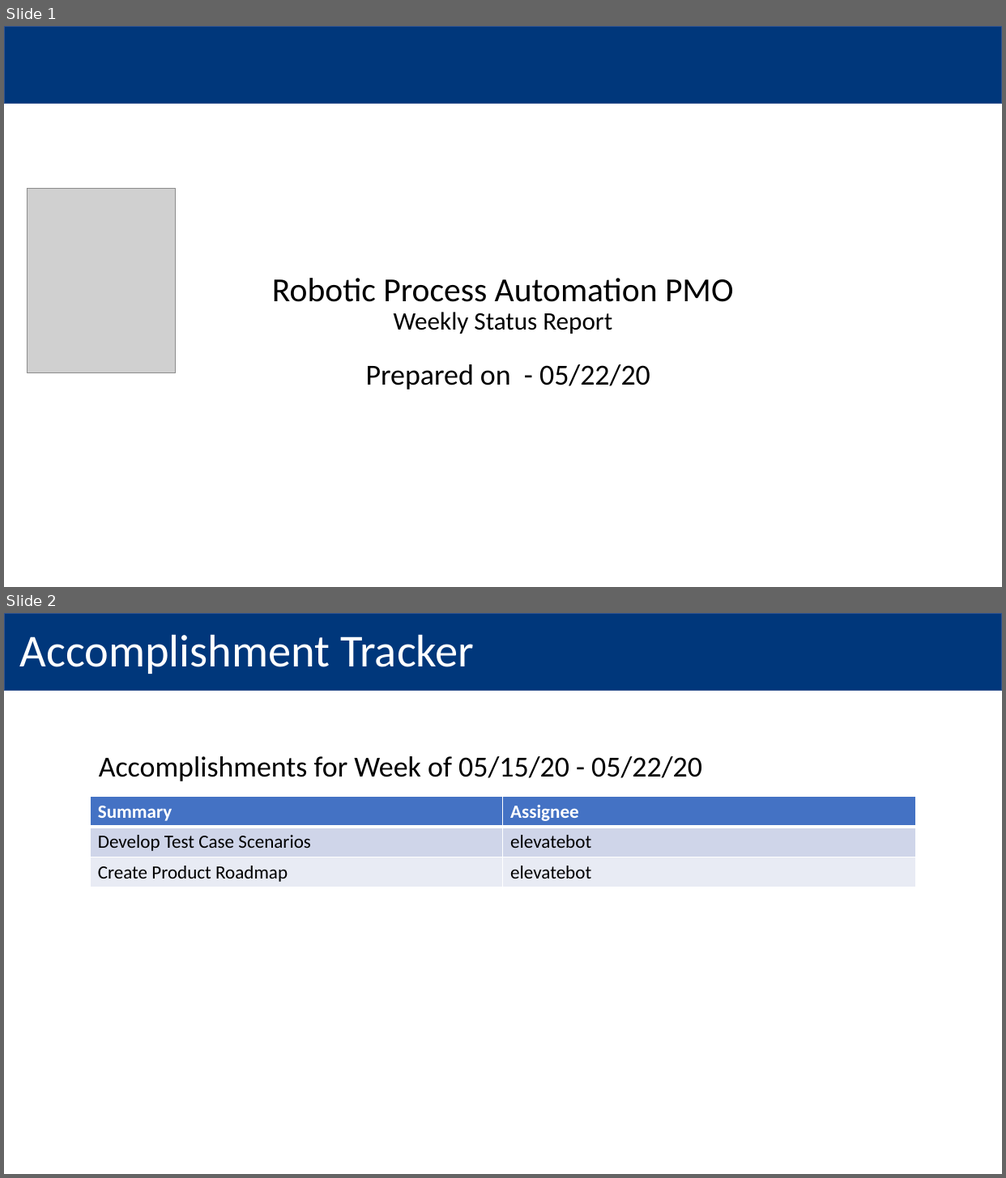
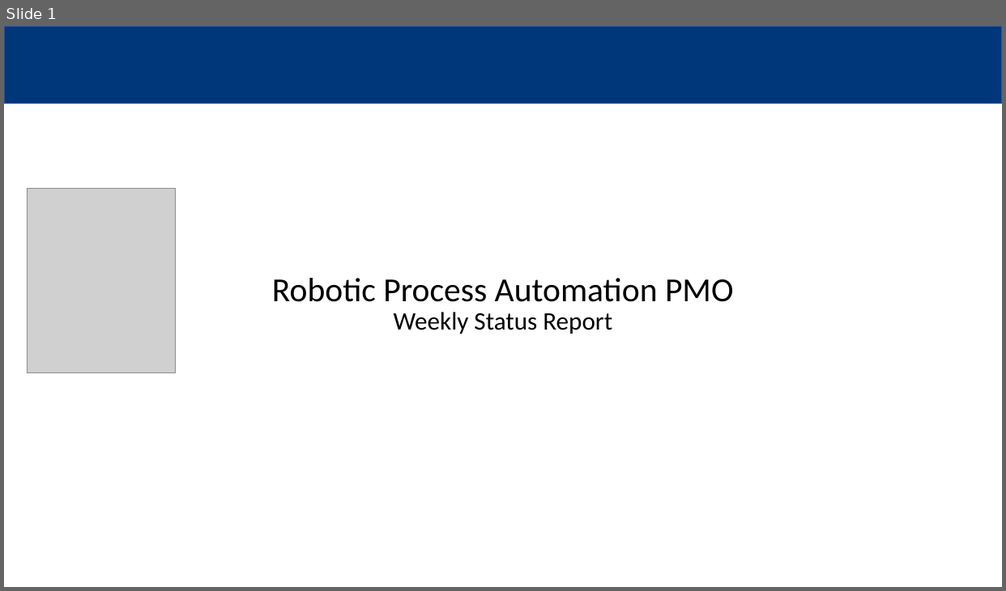
Before and after one commit to MindPetalSoftwareSolutions/VerticalApps_PMO-Bot, a slide deck: Data/Output/Robotic Process Automation PMO.pptx. Shown one above the other, each under a label of ours: slides 1 and 2 before the commit, slide 1 after it. The pictures are 1006x1178 and 1006x591 pixels, drawn with LibreOffice and Linux fonts; fonts in the diff are those of the drawing; grey boxes stand for pictures; background and template pictures are left out. Boxes give left, top, right and bottom in pixels: in the first picture for what was removed or moved away, otherwise in the second. Text is boxed around its words. In the diff, an @@ line names an element or a change of style, - is before the commit and + after.

```diff
--- a/Data/Output/Robotic Process Automation PMO.pptx
+++ b/Data/Output/Robotic Process Automation PMO.pptx
@@ slide 2 removed at (4, 613, 1002, 1174), background #FFFFFF; not listed: 1 template element that a slide beside it also shows @@
@@ title removed at (20, 634, 474, 674) @@
-Accomplishment Tracker
@@ text removed at (99, 756, 702, 781) @@
-Accomplishments for Week of 05/15/20 - 05/22/20
@@ table removed at (90, 796, 915, 1103), 3 rows, 2 columns @@
-Summary | Assignee
-Develop Test Case Scenarios | elevatebot
-Create Product Roadmap | elevatebot
@@ slide 1 changed as well @@
@@ text removed at (366, 365, 650, 390) @@
-Prepared on - 05/22/20
```
Also in this commit, not shown: 2 slides added, 1 other slide removed, 2 other files.
